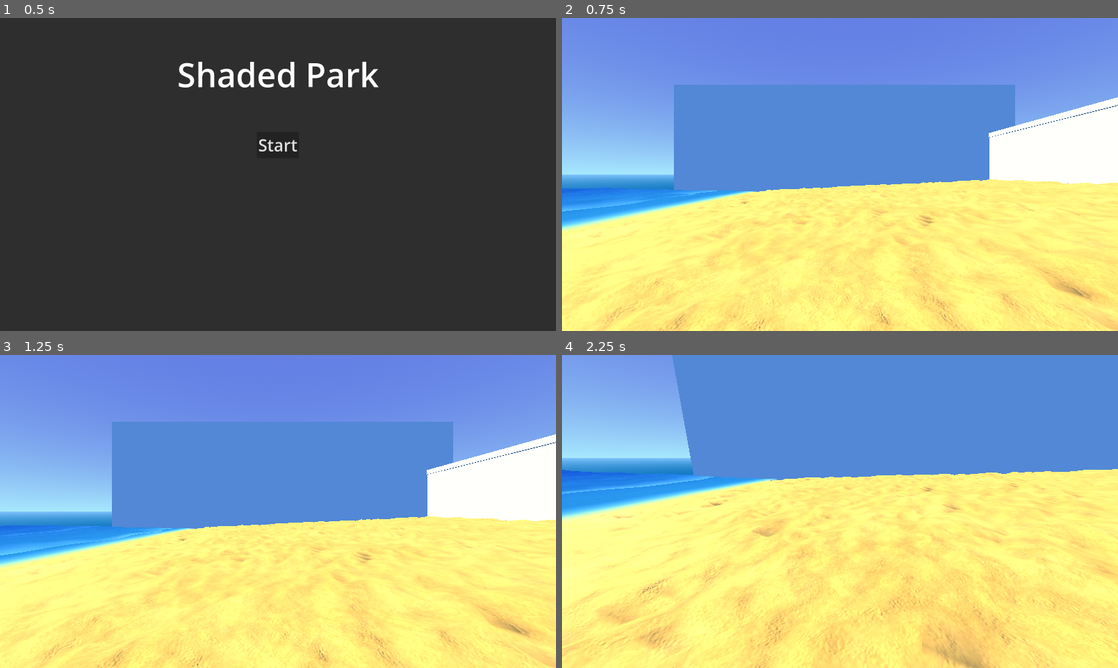
Above: before the commit, frames 1-4 (two rows, left to right).
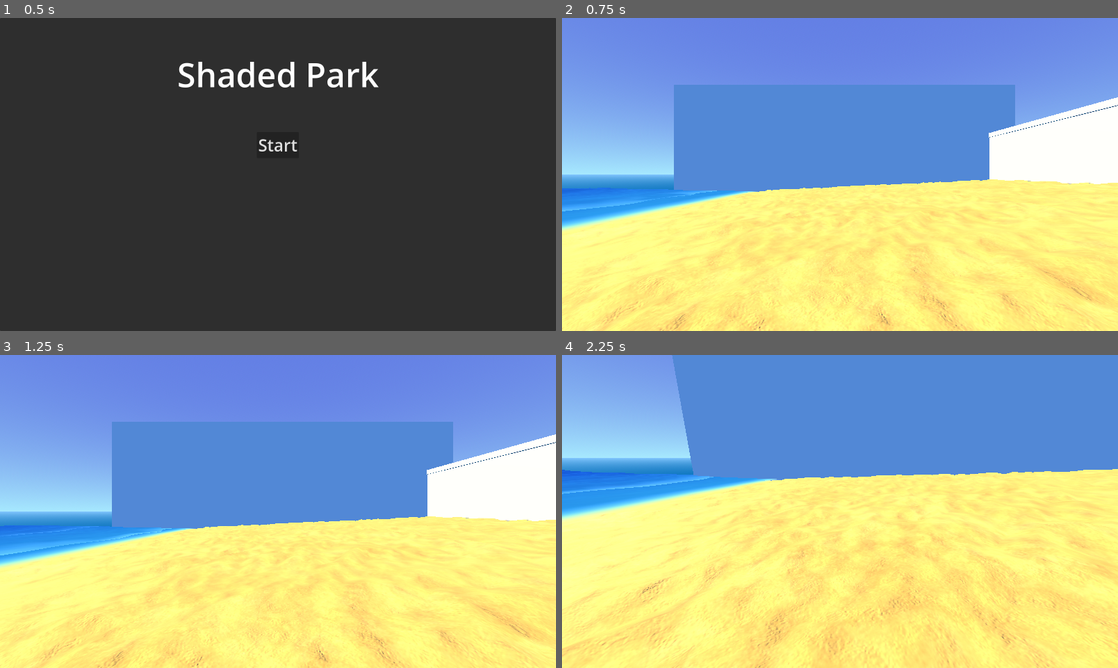
Above: after the commit, the same moments.

Repository: Spooked2/Shaded-Park
Game: Godot game, scene res://main_menu.tscn
Same seed, same stepped clock (60 frames per second), same inputs: the game is played once before the commit and once after it.
Inputs (mouse positions are in pixels of both pictures, inside the frame that each line leads up to):
- Up to frame 1 (0.5 s): no input
- Up to frame 2 (0.75 s): click "Start" at 0.5 s
- Up to frame 3 (1.25 s): no input
- Up to frame 4 (2.25 s): move the mouse to (867, 511) at 1.27 s; hold W (move_forward) from 1.28 s (still down); move the mouse to (812, 511) at 2.02 s

Frame 1 is identical in both runs. In frame 2, 0.4% of the frame differs, in the area x 5-100%, y 51-100%; in frame 3, 0.4%; in frame 4, 2.1%, in the area x 0-100%, y 37-100%.

Commit message:
CHANGE switched to forward renderer

Diff:
--- a/entities/player/player.tscn
+++ b/entities/player/player.tscn
@@ -10,6 +10,7 @@
 script = ExtResource("1_symyc")
 
 [node name="MeshInstance3D" type="MeshInstance3D" parent="." unique_id=2068441576]
+gi_mode = 0
 mesh = SubResource("CapsuleMesh_symyc")
 
 [node name="CollisionShape3D" type="CollisionShape3D" parent="." unique_id=579524560]
--- a/levels/beach/beach.tscn
+++ b/levels/beach/beach.tscn
@@ -253,9 +253,10 @@
 transform = Transform3D(1.2174371e-07, -0.8925858, -0.45087755, 3.9416967e-08, -0.45087755, 0.8925858, -1, -1.2643895e-07, -1.9708484e-08, -49.45382, 24.154816, -5.404437)
 visible = false
 light_color = Color(0.99892086, 0.8995953, 0.6727849, 1)
-light_energy = 4.55
+light_energy = 2.0
 light_angular_distance = 0.5
 shadow_enabled = true
+shadow_opacity = 0.9
 
 [node name="SunEvening" type="DirectionalLight3D" parent="." unique_id=292549406]
 transform = Transform3D(6.248415e-08, -0.21473533, -0.9766723, 8.5383405e-08, -0.9766723, 0.21473533, -1, -9.680916e-08, -4.2691703e-08, -48.416496, 23.654034, 18.654835)
@@ -263,9 +264,7 @@
 light_energy = 6.0
 light_angular_distance = 0.5
 shadow_enabled = true
-shadow_bias = 10.0
-shadow_normal_bias = 0.6
-shadow_opacity = 0.75
+shadow_opacity = 0.9
 
 [node name="Player" parent="." unique_id=935656786 instance=ExtResource("1_k8g7j")]
 transform = Transform3D(1, 0, 0, 0, 1, 0, 0, 0, 1, -0.56738985, 1.4191153, 0)
@@ -388,7 +387,7 @@
 path_node = NodePath("..")
 path_interval_type = 0
 path_interval = 1.0
-path_simplify_angle = 0.0
+path_simplify_angle = 5.0
 path_rotation = 2
 path_rotation_accurate = false
 path_local = false
@@ -406,7 +405,7 @@
 path_node = NodePath("..")
 path_interval_type = 0
 path_interval = 1.0
-path_simplify_angle = 0.0
+path_simplify_angle = 5.0
 path_rotation = 2
 path_rotation_accurate = false
 path_local = false
@@ -424,7 +423,7 @@
 path_node = NodePath("..")
 path_interval_type = 0
 path_interval = 1.0
-path_simplify_angle = 0.0
+path_simplify_angle = 5.0
 path_rotation = 2
 path_rotation_accurate = false
 path_local = false
@@ -442,7 +441,7 @@
 path_node = NodePath("..")
 path_interval_type = 0
 path_interval = 1.0
-path_simplify_angle = 0.0
+path_simplify_angle = 0.4
 path_rotation = 2
 path_rotation_accurate = false
 path_local = false
@@ -460,7 +459,7 @@
 path_node = NodePath("..")
 path_interval_type = 0
 path_interval = 1.0
-path_simplify_angle = 0.0
+path_simplify_angle = 1.5
 path_rotation = 2
 path_rotation_accurate = false
 path_local = false
@@ -478,7 +477,7 @@
 path_node = NodePath("..")
 path_interval_type = 0
 path_interval = 1.0
-path_simplify_angle = 0.0
+path_simplify_angle = 1.5
 path_rotation = 2
 path_rotation_accurate = false
 path_local = false
@@ -496,7 +495,7 @@
 path_node = NodePath("..")
 path_interval_type = 0
 path_interval = 1.0
-path_simplify_angle = 0.0
+path_simplify_angle = 1.5
 path_rotation = 2
 path_rotation_accurate = false
 path_local = false
@@ -514,7 +513,7 @@
 path_node = NodePath("..")
 path_interval_type = 0
 path_interval = 1.0
-path_simplify_angle = 0.0
+path_simplify_angle = 1.5
 path_rotation = 2
 path_rotation_accurate = false
 path_local = false
@@ -532,7 +531,7 @@
 path_node = NodePath("..")
 path_interval_type = 0
 path_interval = 1.0
-path_simplify_angle = 0.0
+path_simplify_angle = 1.3
 path_rotation = 2
 path_rotation_accurate = false
 path_local = false
@@ -550,7 +549,7 @@
 path_node = NodePath("..")
 path_interval_type = 0
 path_interval = 1.0
-path_simplify_angle = 0.0
+path_simplify_angle = 2.1
 path_rotation = 2
 path_rotation_accurate = false
 path_local = false
@@ -568,10 +567,10 @@
 path_node = NodePath("..")
 path_interval_type = 0
 path_interval = 1.0
-path_simplify_angle = 0.0
-path_rotation = 2
-path_rotation_accurate = false
-path_local = false
-path_continuous_u = true
-path_u_distance = 1.0
-path_joined = false
+path_simplify_angle = 0.1
+path_rotation = 2
+path_rotation_accurate = false
+path_local = false
+path_continuous_u = true
+path_u_distance = 1.0
+path_joined = false
--- a/project.godot
+++ b/project.godot
@@ -80,5 +80,3 @@
 [rendering]
 
 rendering_device/driver.windows="d3d12"
-renderer/rendering_method="gl_compatibility"
-renderer/rendering_method.mobile="gl_compatibility"
